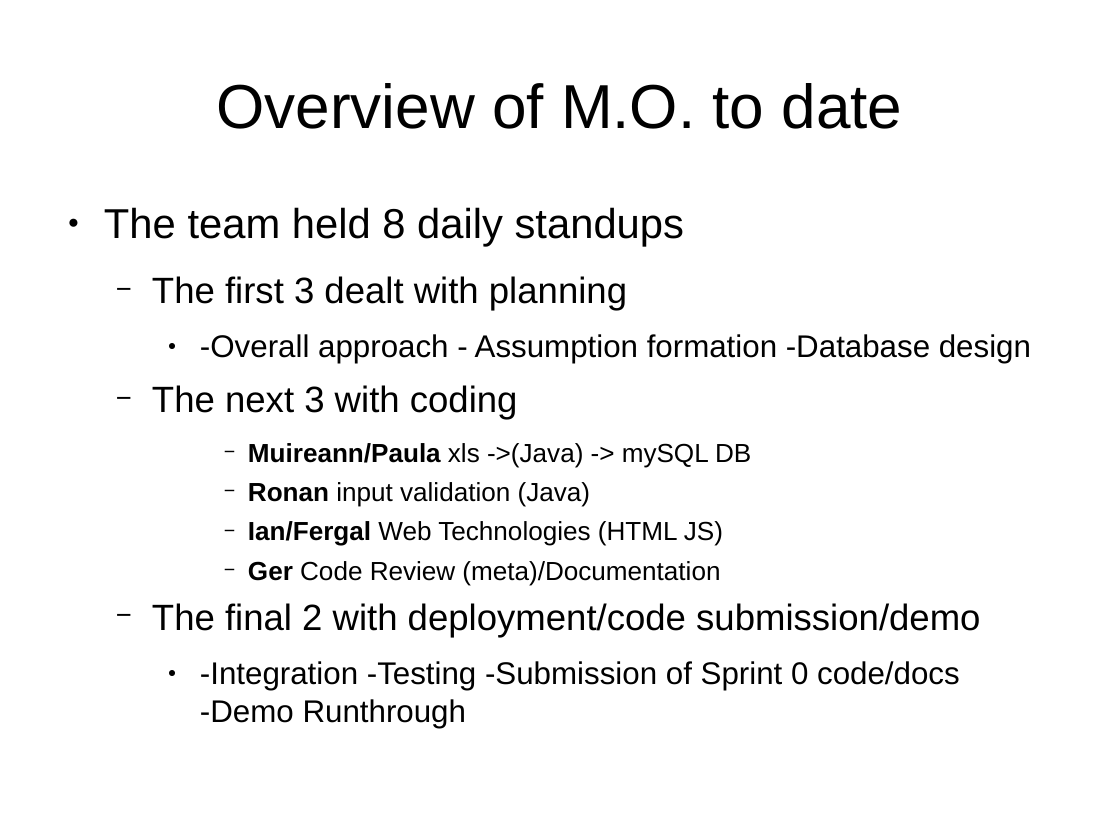
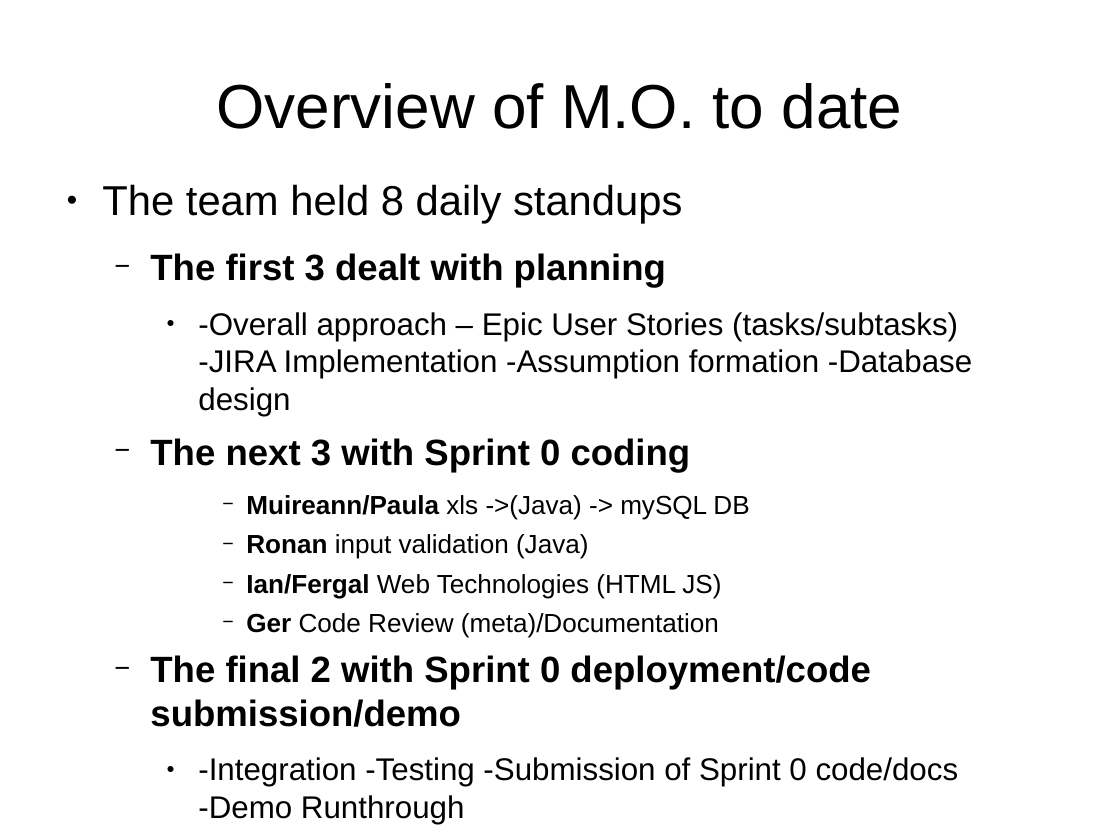
Before and after one commit to rednanor/GroupProject, a slide deck: slide 2 of Group5presentation.odp. Drawn at 1120x840 pixels with LibreOffice and Linux fonts; fonts in the diff are those of the drawing; background and template pictures are left out. Boxes give left, top, right and bottom in pixels: in the first picture for what was removed or moved away, otherwise in the second. Text is boxed around its words. In the diff, an @@ line names an element or a change of style, - is before the commit and + after.

```diff
--- a/Group5presentation.odp
+++ b/Group5presentation.odp
@@ text "The team held 8 daily ...": place and size @@
-text "The team held 8 daily ..." at [104,207,1031,690]
+text "The team held 8 daily ..." at [102,184,972,824]
@@ text at [150,253,666,287]: bold on in "The first 3 dealt with planning" @@
@@ text at [150,312,972,472]: text changed @@
-    ● -Overall approach - Assumption formation -Database design
-  − The next 3 with coding
+    ● -Overall approach – Epic User Stories (tasks/subtasks)
+      -JIRA Implementation -Assumption formation -Database design
+  − The next 3 with Sprint 0 coding
@@ text at [150,655,871,727]: text changed; bold on @@
-  − The final 2 with deployment/code submission/demo
+  − The final 2 with Sprint 0 deployment/code submission/demo
```
Also in this commit, not shown: 2 other slides changed, 1 slide added.
